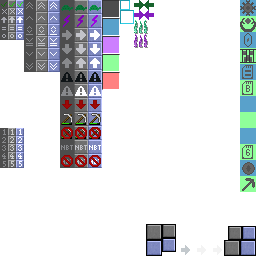
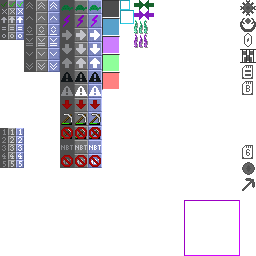
Before/after of a 256 x 256 layered artwork. What changed in the layer stack:
painted on "Background" over bbox(184, 200, 240, 256)
hid "Mockup" over bbox(146, 0, 256, 256)
